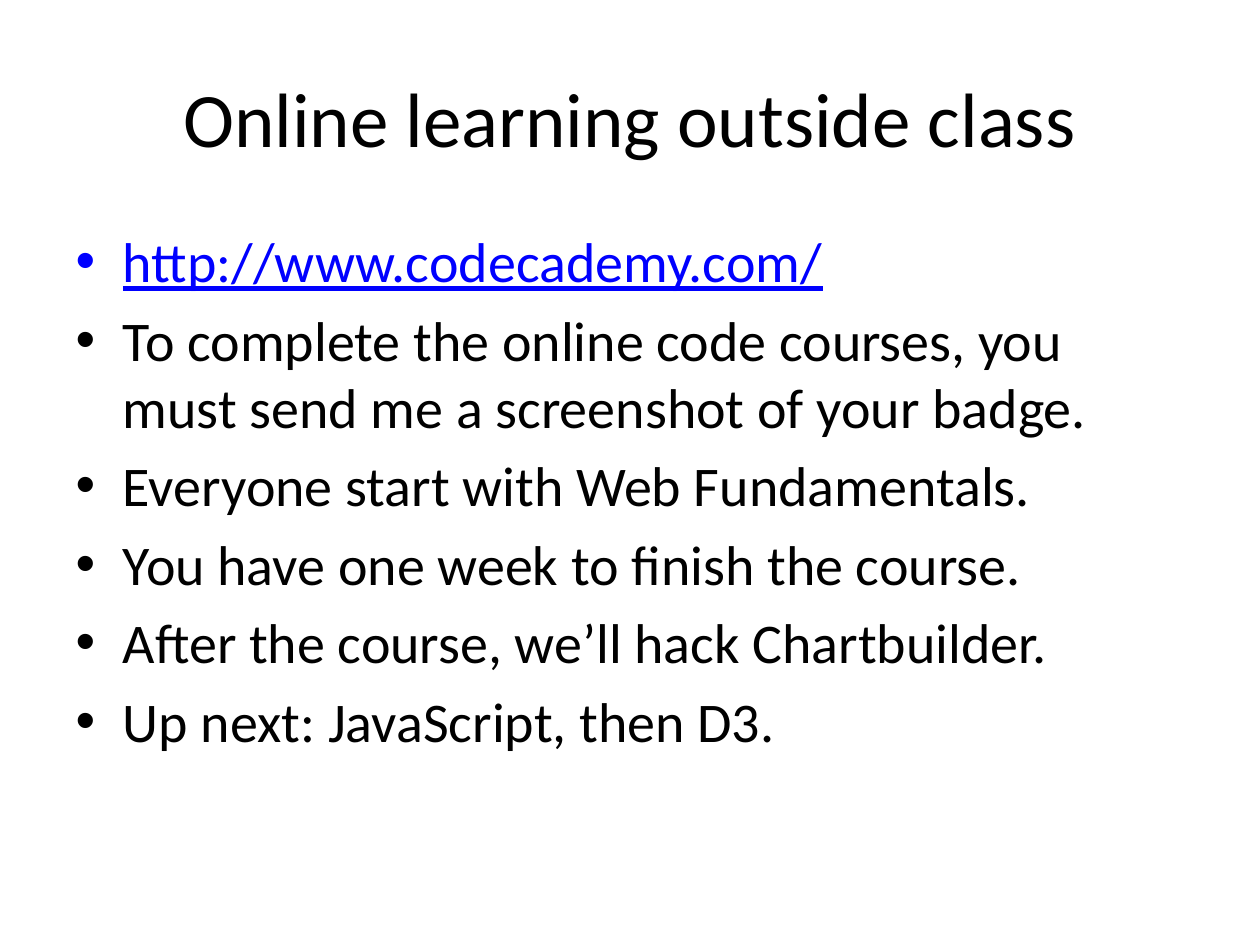
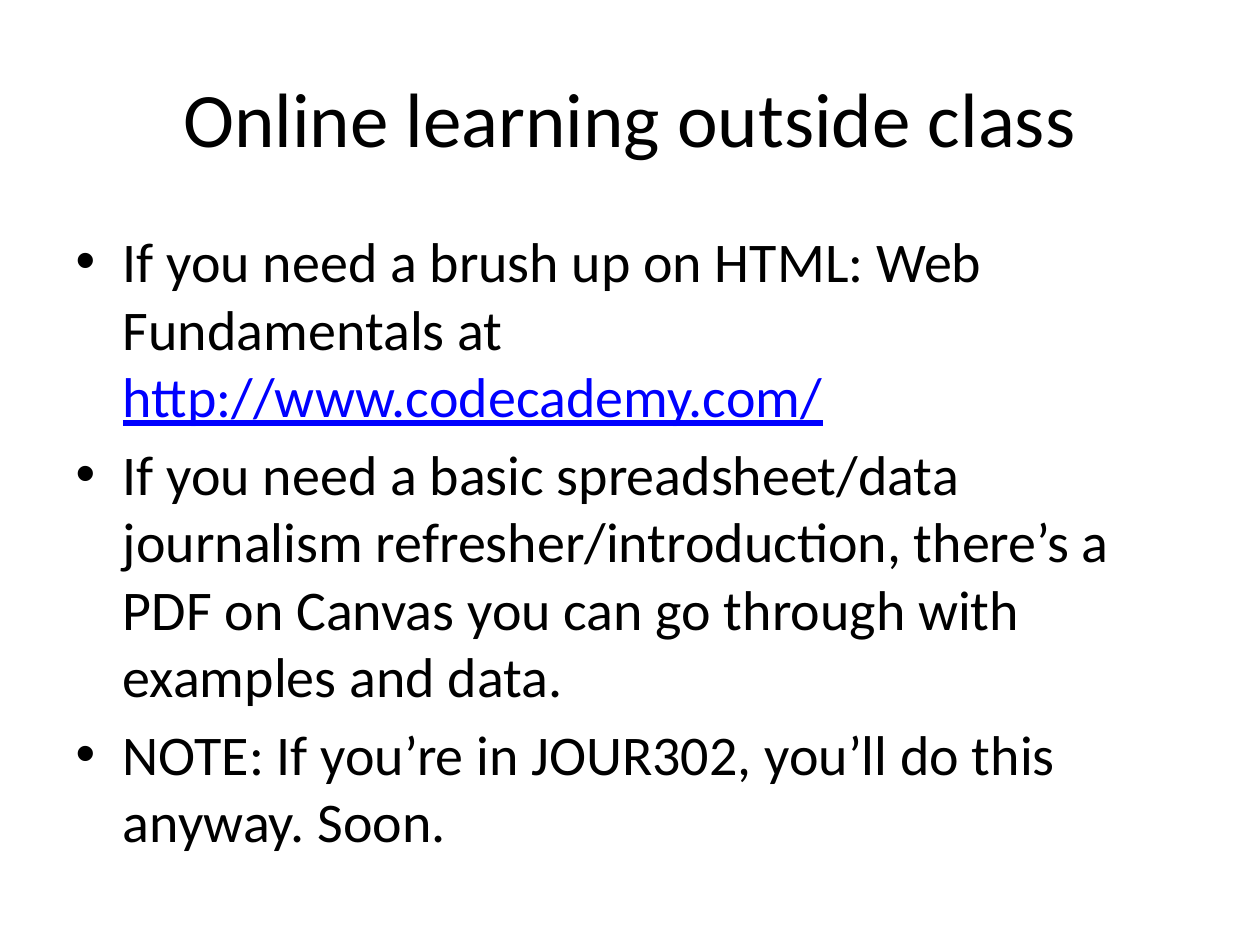
Before and after one commit to mattwaite/JOUR491-Data-Visualization, a slide deck: slide 2 of Lectures/HowYourBrainWorks1.pptx (slide 3 before the commit). Drawn at 1260x945 pixels with LibreOffice and Linux fonts; fonts in the diff are those of the drawing. Boxes give left, top, right and bottom in pixels: in the first picture for what was removed or moved away, otherwise in the second. Text is boxed around its words. In the diff, an @@ line names an element or a change of style, - is before the commit and + after.

```diff
--- a/Lectures/HowYourBrainWorks1.pptx
+++ b/Lectures/HowYourBrainWorks1.pptx
@@ text at (123, 243, 1109, 851): text changed @@
-• http://www.codecademy.com/
-• To complete the online code courses, you must send me a screenshot of your badge.
-• Everyone start with Web Fundamentals.
-• You have one week to finish the course.
-• After the course, we’ll hack Chartbuilder.
-• Up next: JavaScript, then D3.
+• If you need a brush up on HTML: Web Fundamentals at http://www.codecademy.com/
+• If you need a basic spreadsheet/data journalism refresher/introduction, there’s a PDF on Canvas you can go through with examples and data.
+• NOTE: If you’re in JOUR302, you’ll do this anyway. Soon.
```
Also in this commit, not shown: 1 other slide changed, 1 slide added, 1 slide removed, 4 other files.
